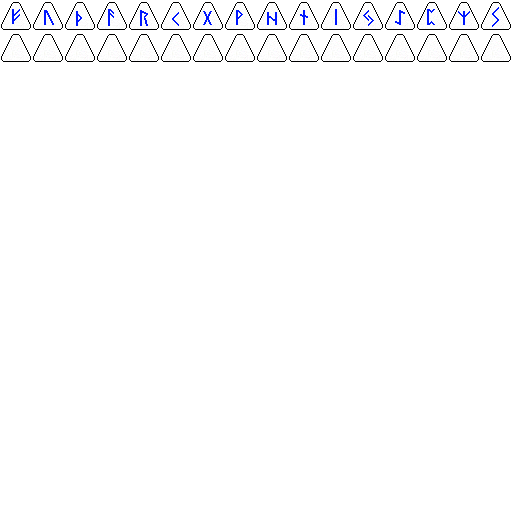
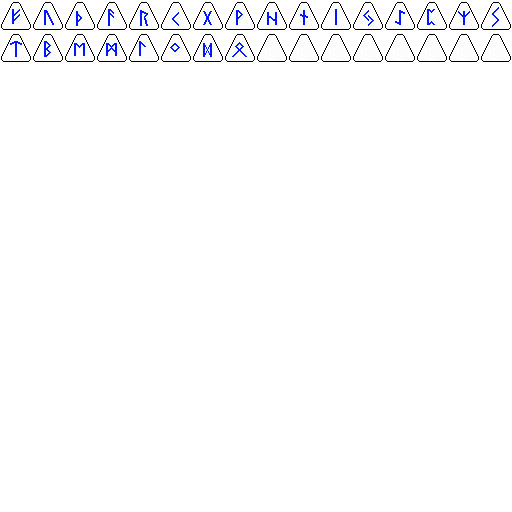
The second 512x512 image is a revision of the first. Changes to its layers:
painted on "letter" over [10, 41, 247, 57]
